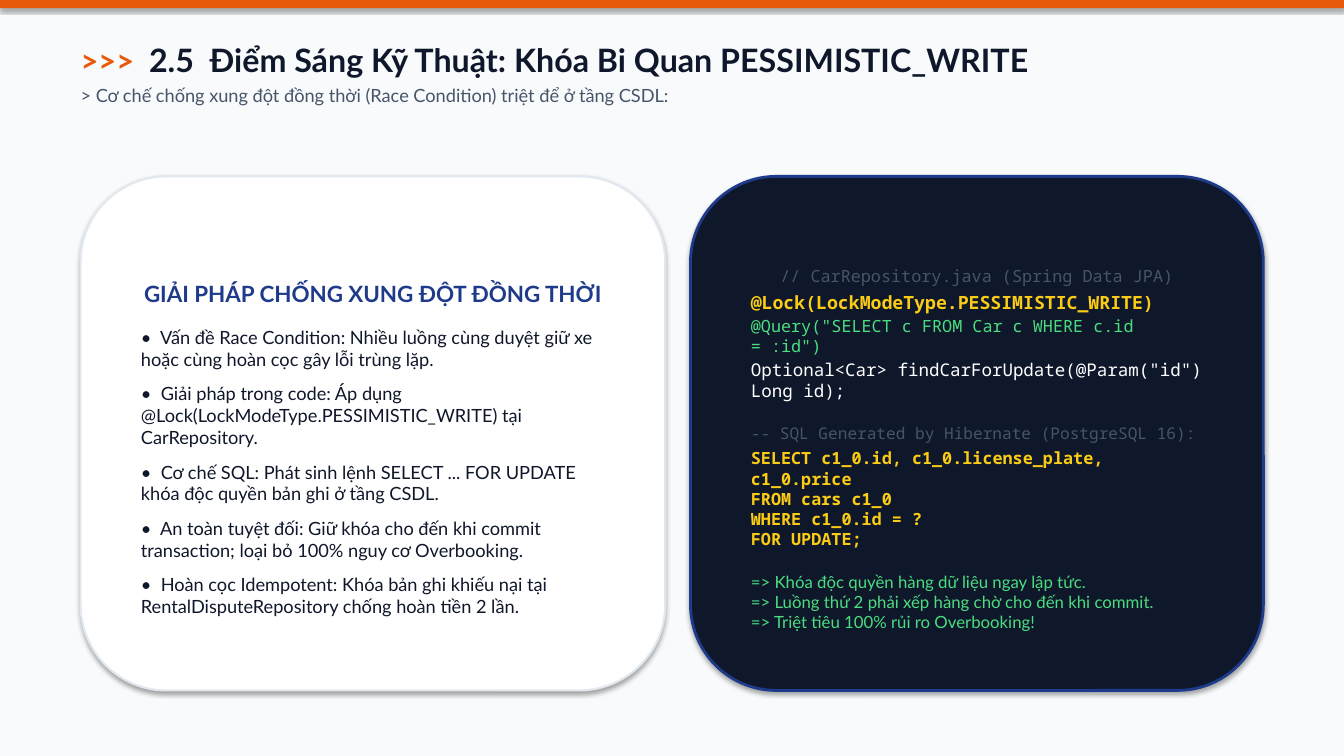
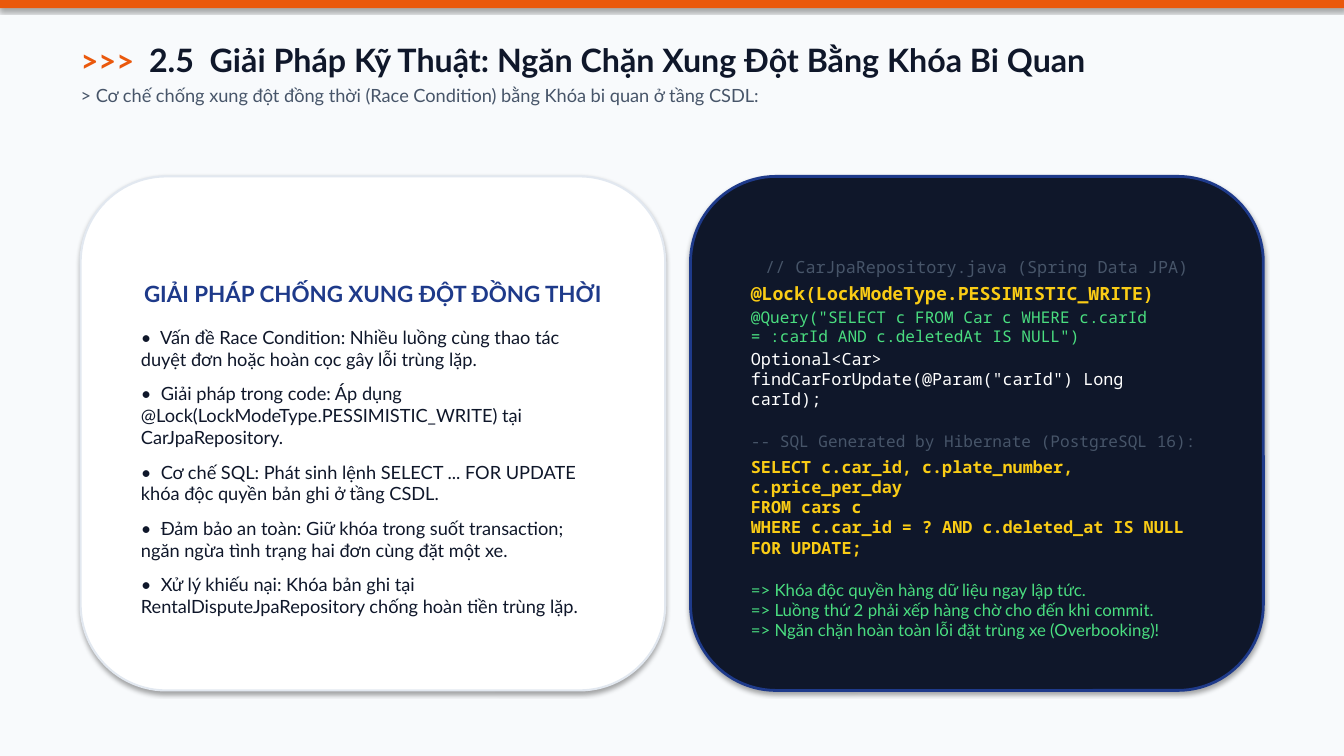
Before and after one commit to em123ngao-arch/thueXe_Online, a slide deck: slide 9 of docs/Slide_Bao_Ve_Do_An_DriveShare_K4.pptx. Drawn at 1344x756 pixels with LibreOffice and Linux fonts; fonts in the diff are those of the drawing. Boxes give left, top, right and bottom in pixels: in the first picture for what was removed or moved away, otherwise in the second. Text is boxed around its words. In the diff, an @@ line names an element or a change of style, - is before the commit and + after.

```diff
--- a/docs/Slide_Bao_Ve_Do_An_DriveShare_K4.pptx
+++ b/docs/Slide_Bao_Ve_Do_An_DriveShare_K4.pptx
@@ text at [96,44,1085,106]: text changed @@
->>> 2.5 Điểm Sáng Kỹ Thuật: Khóa Bi Quan PESSIMISTIC_WRITE
-> Cơ chế chống xung đột đồng thời (Race Condition) triệt để ở tầng CSDL:
+>>> 2.5 Giải Pháp Kỹ Thuật: Ngăn Chặn Xung Đột Bằng Khóa Bi Quan
+> Cơ chế chống xung đột đồng thời (Race Condition) bằng Khóa bi quan ở tầng CSDL:
@@ text in rounded rectangle at [795,260,1188,277]: text changed @@
-// CarRepository.java (Spring Data JPA)
+// CarJpaRepository.java (Spring Data JPA)
@@ text in rounded rectangle at [141,329,559,447]: text changed @@
-• Vấn đề Race Condition: Nhiều luồng cùng duyệt giữ xe hoặc cùng hoàn cọc gây lỗi trùng lặp.
-• Giải pháp trong code: Áp dụng @Lock(LockModeType.PESSIMISTIC_WRITE) tại CarRepository.
+• Vấn đề Race Condition: Nhiều luồng cùng thao tác duyệt đơn hoặc hoàn cọc gây lỗi trùng lặp.
+• Giải pháp trong code: Áp dụng @Lock(LockModeType.PESSIMISTIC_WRITE) tại CarJpaRepository.
@@ text in rounded rectangle at [751,311,1147,408]: text changed; size 12.5 to 11.5 pt; text colour #FFFFFF to #4ADE80 @@
-@Query("SELECT c FROM Car c WHERE c.id = :id")
-Optional<Car> findCarForUpdate(@Param("id") Long id);
+@Query("SELECT c FROM Car c WHERE c.carId = :carId AND c.deletedAt IS NULL")
+Optional<Car> findCarForUpdate(@Param("carId") Long carId);
@@ text in rounded rectangle at [751,460,1184,639]: text changed @@
-SELECT c1_0.id, c1_0.license_plate, c1_0.price
-FROM cars c1_0
-WHERE c1_0.id = ?
-FOR UPDATE;
-=> Khóa độc quyền hàng dữ liệu ngay lập tức.
-=> Luồng thứ 2 phải xếp hàng chờ cho đến khi commit.
-=> Triệt tiêu 100% rủi ro Overbooking!
+SELECT c.car_id, c.plate_number, c.price_per_day
+FROM cars c
+WHERE c.car_id = ? AND c.deleted_at IS NULL
+FOR UPDATE;
+=> Khóa độc quyền hàng dữ liệu ngay lập tức.
+=> Luồng thứ 2 phải xếp hàng chờ cho đến khi commit.
+=> Ngăn chặn hoàn toàn lỗi đặt trùng xe (Overbooking)!
@@ text in rounded rectangle at [141,520,578,617]: text changed @@
-• An toàn tuyệt đối: Giữ khóa cho đến khi commit transaction; loại bỏ 100% nguy cơ Overbooking.
-• Hoàn cọc Idempotent: Khóa bản ghi khiếu nại tại RentalDisputeRepository chống hoàn tiền 2 lần.
+• Đảm bảo an toàn: Giữ khóa trong suốt transaction; ngăn ngừa tình trạng hai đơn cùng đặt một xe.
+• Xử lý khiếu nại: Khóa bản ghi tại RentalDisputeJpaRepository chống hoàn tiền trùng lặp.
```
Also in this commit, not shown: 15 other slides changed, 2 slides removed, 38 other files.
